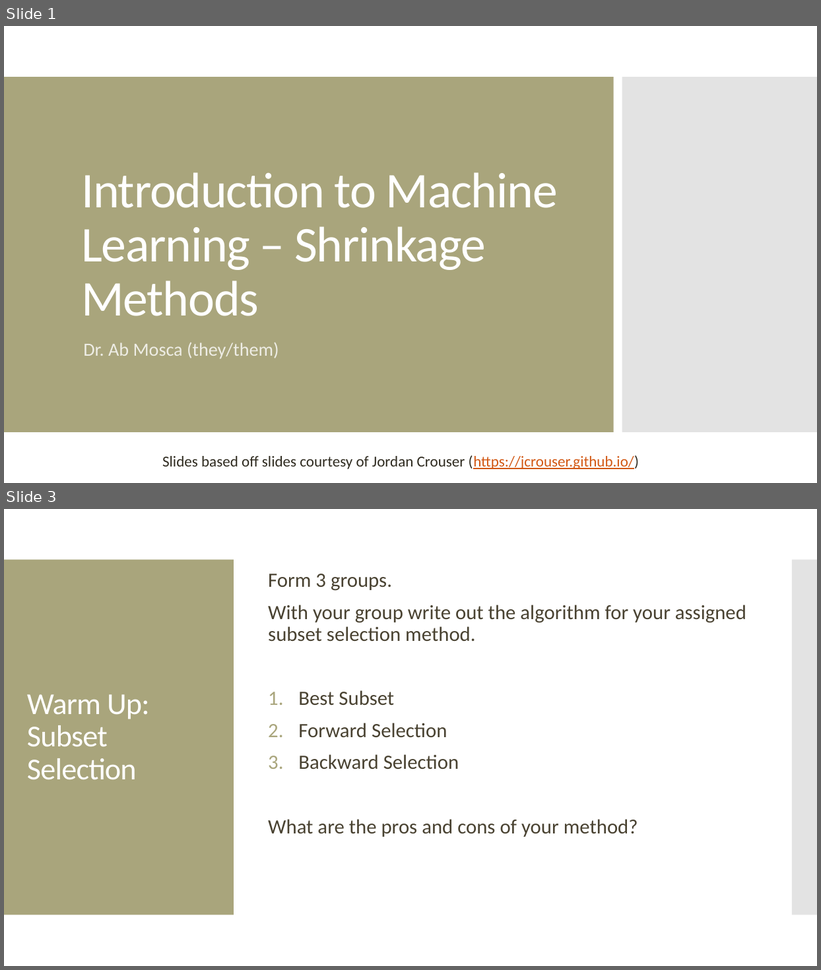
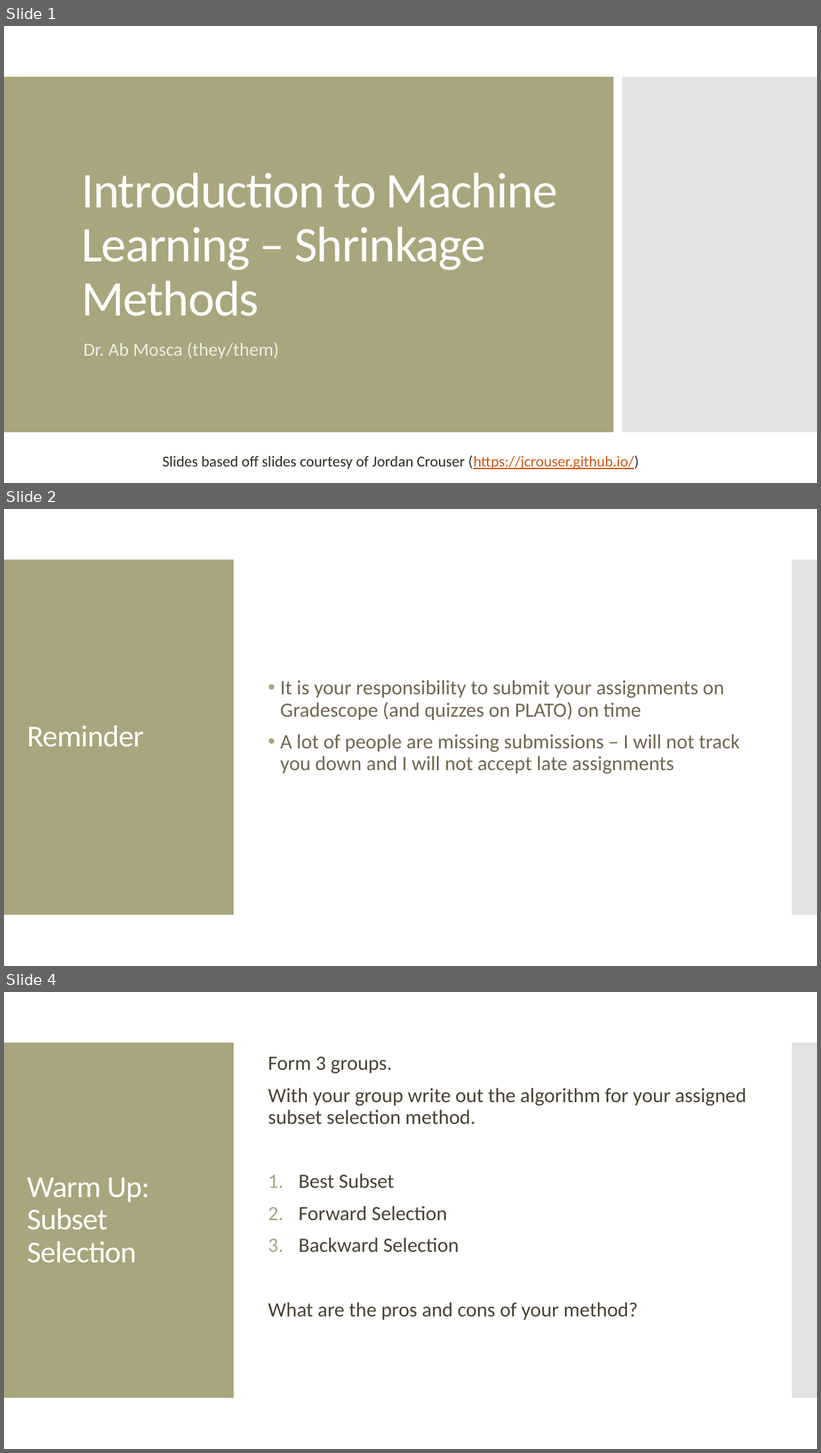
Before and after one commit to amosca01/CAIS380ML-S24, a slide deck: slides/11-shrinkage-methods.pptx. Shown one above the other, each under a label of ours: slides 1 and 3 before the commit, slides 1, 2 and 4 after it; the slides between them are not shown. The pictures are 821x970 and 821x1453 pixels, drawn with LibreOffice and Linux fonts; fonts in the diff are those of the drawing. Boxes give left, top, right and bottom in pixels: in the first picture for what was removed or moved away, otherwise in the second. Text is boxed around its words. In the diff, an @@ line names an element or a change of style, - is before the commit and + after.

```diff
--- a/slides/11-shrinkage-methods.pptx
+++ b/slides/11-shrinkage-methods.pptx
@@ slide 2 added at (x1=4, y1=509, x2=817, y2=966), background #FFFFFF; not listed: 2 template elements that a slide beside it also shows @@
@@ text added at (x1=281, y1=680, x2=740, y2=774), 24 pt, text #6F664C @@
+• It is your responsibility to submit your assignments on Gradescope (and quizzes on PLATO) on time
+• A lot of people are missing submissions – I will not track you down and I will not accept late assignments
@@ title added at (x1=27, y1=725, x2=144, y2=747), 36 pt, text #FFFFFF @@
+Reminder
@@ what was slide 3 is now slide 4 @@
```
Also in this commit, not shown: 1 other slide added, 6 other files.
